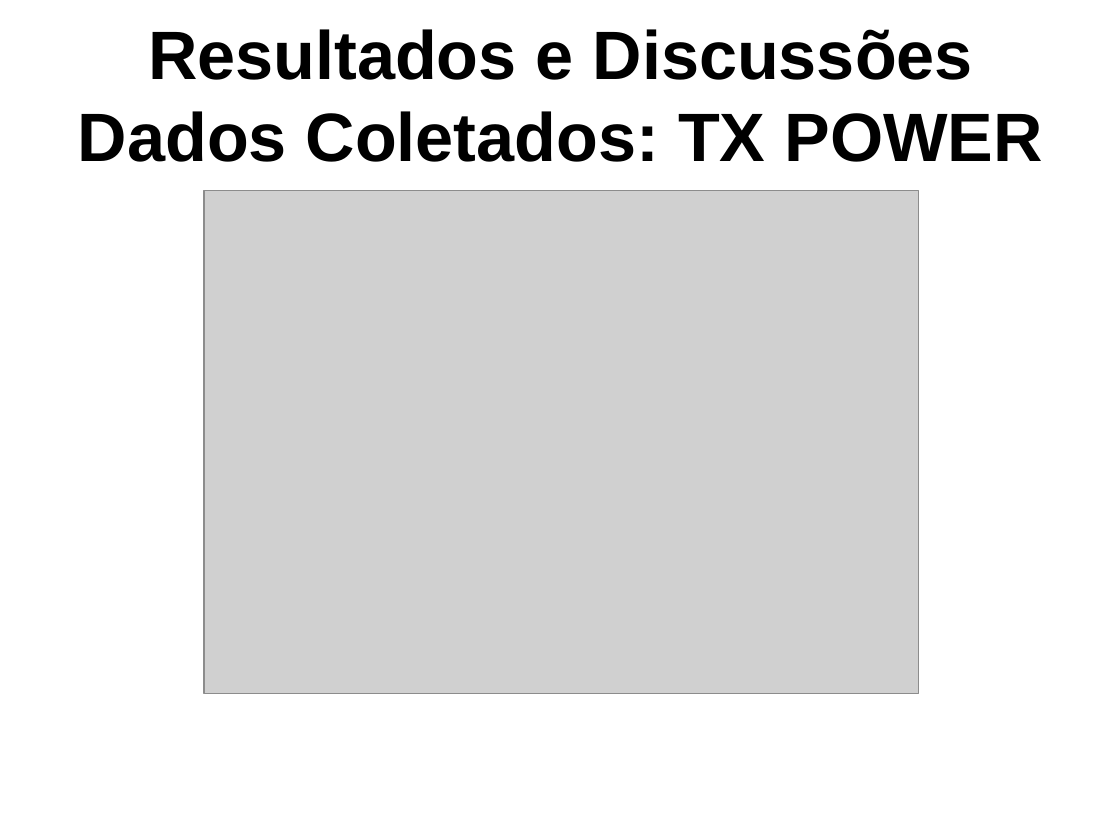
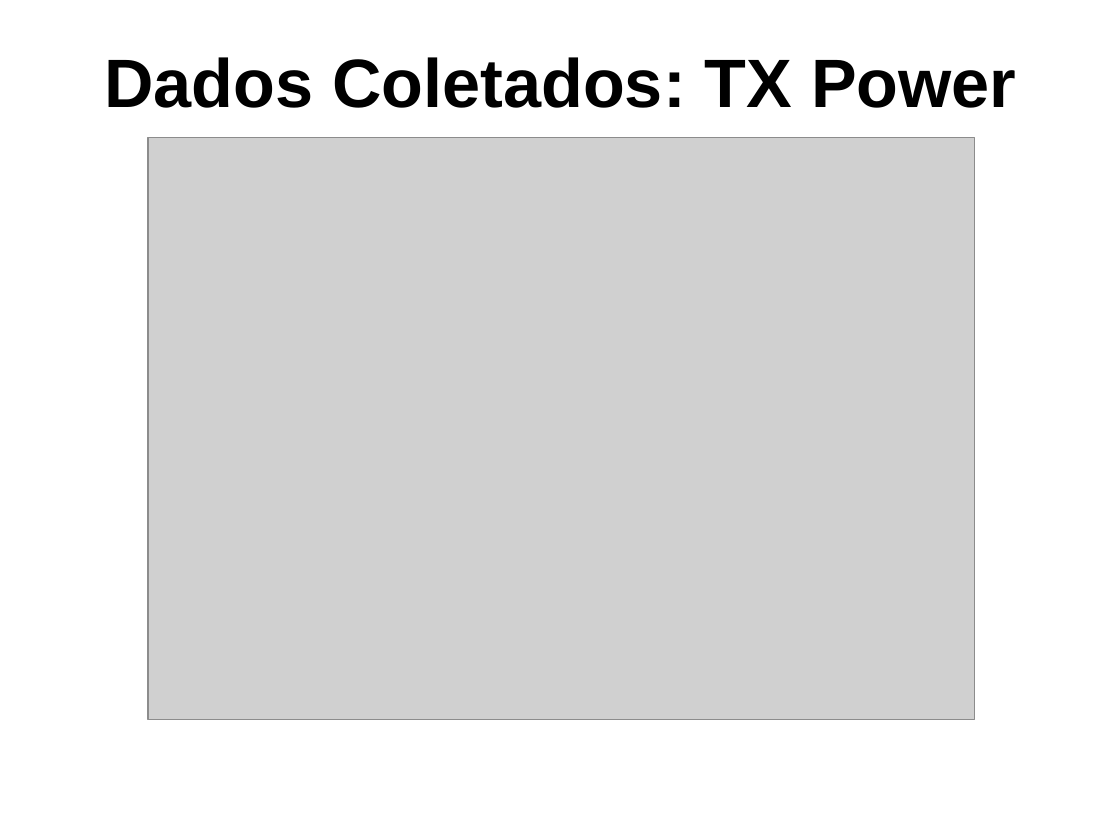
Before and after one commit to dalton-reis/tcc_bcc_2018_2_drkrause_DjonathanRafaelKrause, a slide deck: slide 22 of Textos/ApresentacaoTCC-DjonathanKrause.pptx. Drawn at 1120x840 pixels with LibreOffice and Linux fonts; fonts in the diff are those of the drawing; grey boxes stand for pictures; background and template pictures are left out. Boxes give left, top, right and bottom in pixels: in the first picture for what was removed or moved away, otherwise in the second. Text is boxed around its words. In the diff, an @@ line names an element or a change of style, - is before the commit and + after.

```diff
--- a/Textos/ApresentacaoTCC-DjonathanKrause.pptx
+++ b/Textos/ApresentacaoTCC-DjonathanKrause.pptx
@@ title at <box>105,57,1016,108</box>: text changed @@
-Resultados e Discussões
-Dados Coletados: TX POWER
+Dados Coletados: TX Power
@@ picture: place and size @@
-picture at <box>204,190,918,693</box>
+picture at <box>148,138,974,720</box>
```
Also in this commit, not shown: 13 other slides changed, 5 slides added, 46 other files.
